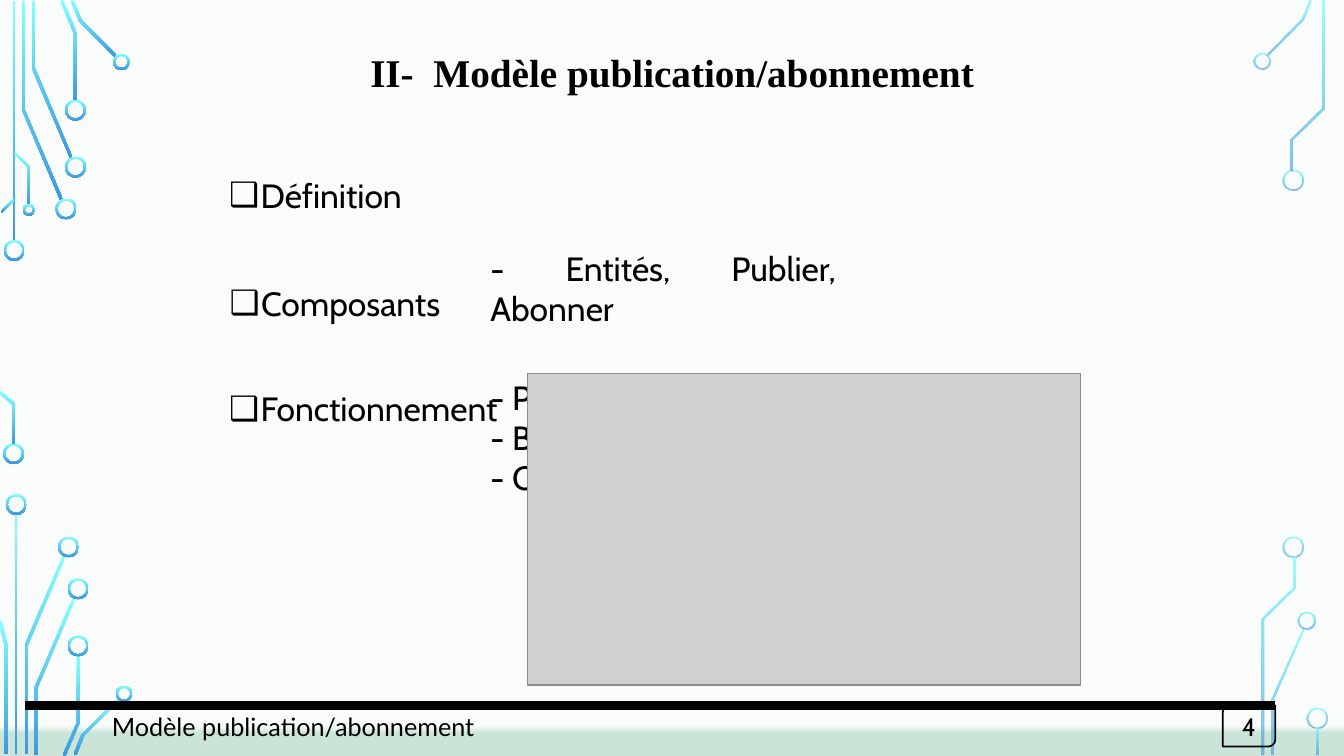
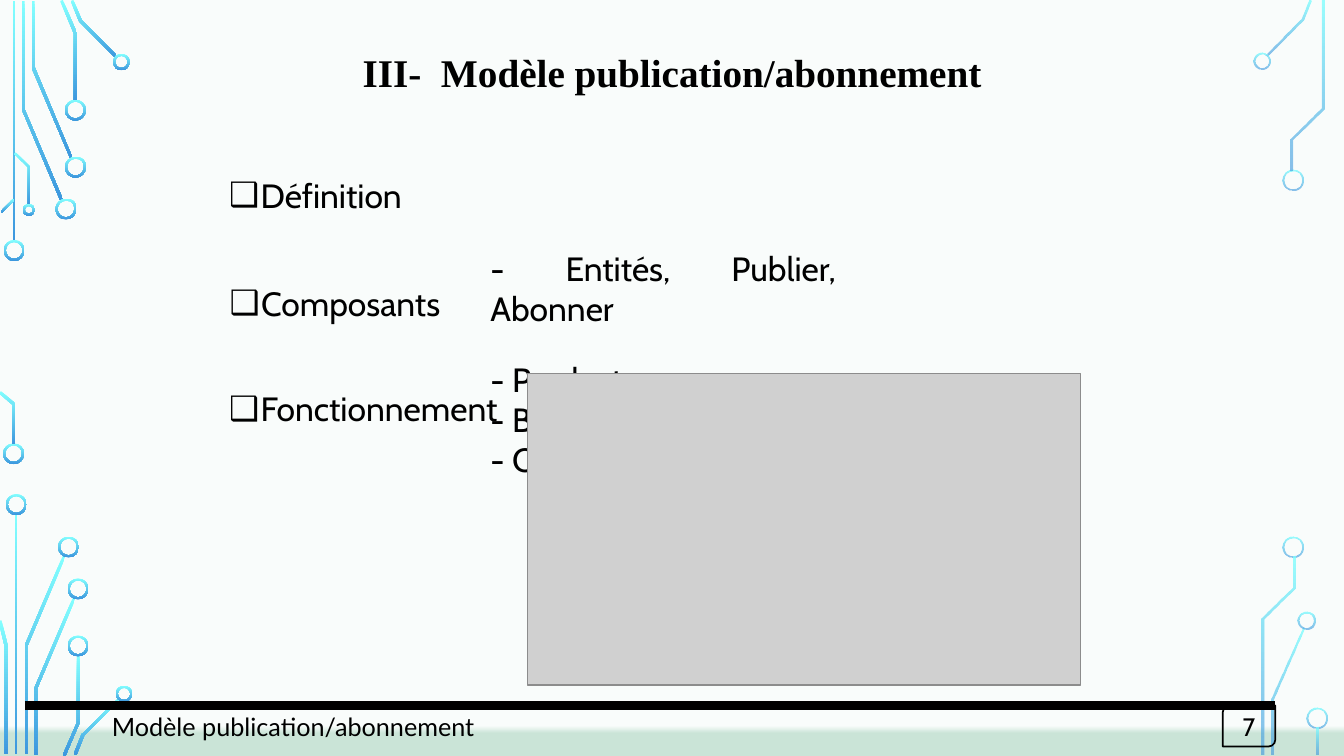
Before and after one commit to OA-Souleymane/MyGitHub-Files, a slide deck: slide 7 of Chapitres/mémoire/diapoMemoire.pptx (slide 4 before the commit). Drawn at 1344x756 pixels with LibreOffice and Linux fonts; fonts in the diff are those of the drawing; grey boxes stand for pictures; background and template pictures are left out. Boxes give left, top, right and bottom in pixels: in the first picture for what was removed or moved away, otherwise in the second. Text is boxed around its words. In the diff, an @@ line names an element or a change of style, - is before the commit and + after.

```diff
--- a/Chapitres/mémoire/diapoMemoire.pptx
+++ b/Chapitres/mémoire/diapoMemoire.pptx
@@ text at [363, 59, 982, 94]: text changed @@
-II- Modèle publication/abonnement
+III- Modèle publication/abonnement
@@ text "- Producteurs": place and size @@
-text "- Producteurs" at [512, 382, 747, 498]
+text "- Producteurs" at [512, 364, 747, 480]
@@ text in round diag rect at [1243, 715, 1256, 736]: text changed @@
-4
+7
```
Also in this commit, not shown: 11 other slides changed, 1 slide removed, 7 other files.
